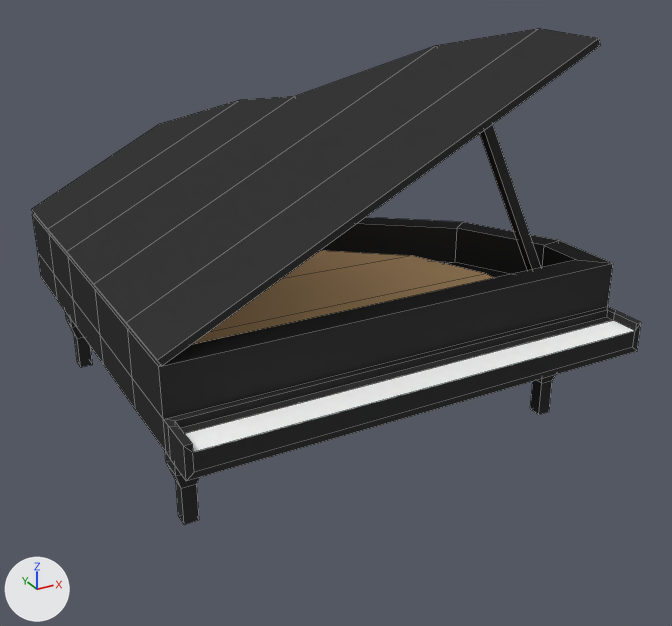
An edit to the Blender file iggj19-game/Assets/Models/piano.blend, drawn before and after from the same camera.
Rendered twice from a 50 mm camera at (-6.44, -9.73, 7.66) aimed at (-0.23, 1.55, 2.02). Arrows for +X, +Y and +Z are at lower left; the lights stay in place. Mesh edges are drawn as thin lines.

The older version as bpy lines, for what is in view:
```python
me_cube = bpy.data.meshes.new('Cube')
me_cube.from_pydata(...)  # 202 vertices, 187 faces; spans x -3.57..3.56, y -0.9..6.48, z -0.06..6.03
# faces by material slot: [164, 1, 22]
me_cube.materials.append(mat_piano_black)  # black #363636
me_cube.materials.append(mat_piano_white)  # white #ffffff
me_cube.materials.append(mat_piano_wood)  # beige #e7bd8c
ob_cube = bpy.data.objects.new('Cube', me_cube)
ob_cube.location = (0.0, 0.0, 0.0)
```
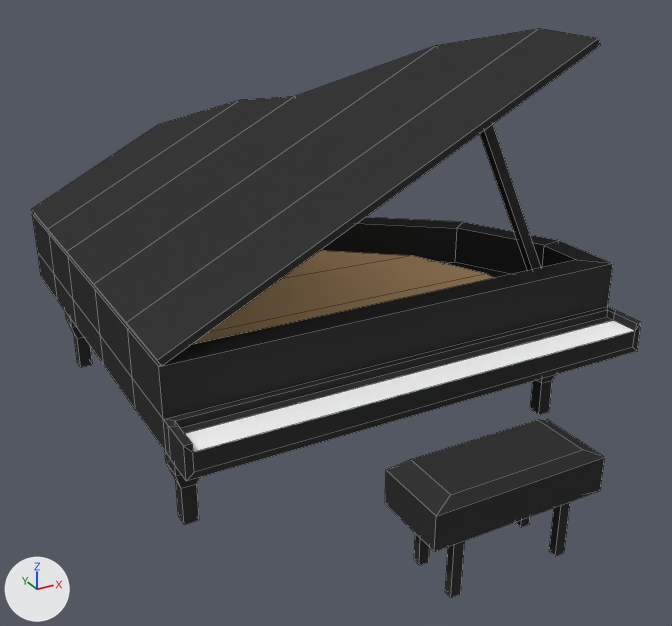
What changed in the scene script:
```text
Change me_cube:
    used by ob_cube; location = (0.0, 0.0, 0.0)
    remove me_cube.from_pydata(...)  # 202 vertices, 187 faces; spans x -3.57..3.56, y -0.9..6.48, z -0.06..6.03
    add me_cube.from_pydata(...)  # 250 vertices, 225 faces; spans x -3.57..3.56, y -2.65..6.48, z -0.06..6.03
    me_cube part 1: a new loose piece, a box spanning x -0.89..-0.74, y -2.53..-2.41, z -0.05..0.79, in mat_piano_black (black #363636)
    me_cube part 2: a new loose piece, a box spanning x 0.75..0.9, y -2.53..-2.41, z -0.05..0.79, in mat_piano_black (black #363636)
    me_cube part 3: a new loose piece, a box spanning x -0.89..-0.74, y -1.83..-1.71, z -0.05..0.79, in mat_piano_black (black #363636)
    me_cube part 4: a new loose piece, a box spanning x 0.75..0.9, y -1.83..-1.71, z -0.05..0.79, in mat_piano_black (black #363636)
    me_cube part 5: a new loose piece of 16 vertices spanning x -1.26..1.27, y -2.65..-1.58, z 0.73..1.49, in mat_piano_black (black #363636)
```

Boxes [x1, y1, x2, y2] around the edits, measured in the pictures (672 x 626 px):
'Cube', reshaped (15% taller): before [31, 29, 641, 524]; after [31, 29, 641, 598]
part 1 of me_cube, added (black): after [445, 541, 464, 598]
part 2 of me_cube, added (black): after [549, 502, 570, 556]
part 3 of me_cube, added: after [414, 534, 430, 565]
part 4 of me_cube, added: after [515, 517, 530, 527]
part 5 of me_cube, added (black): after [385, 419, 605, 552]
